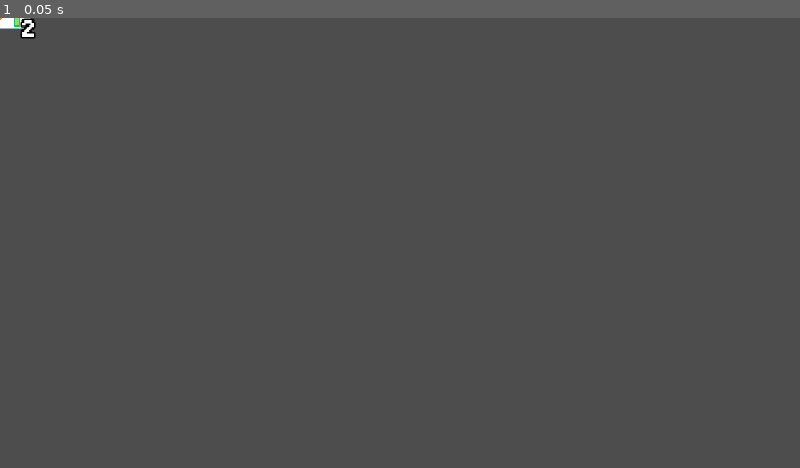
Above: before the commit, frame 1.
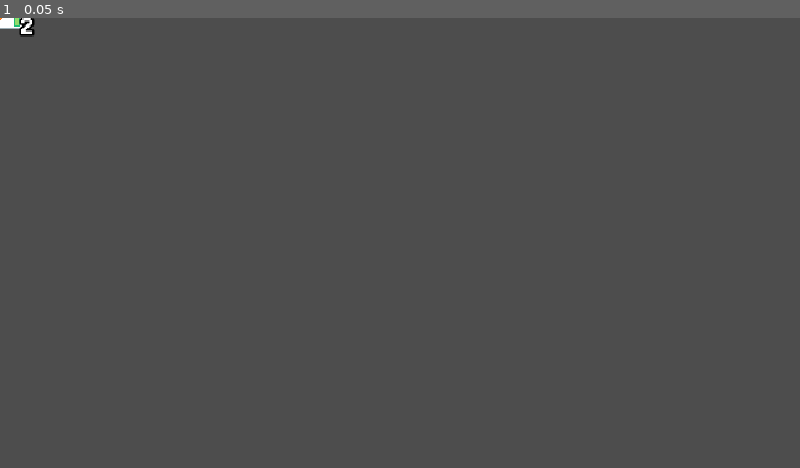
Above: after the commit, the same moment.

Repository: hundredplans/behind-my-eyes-minigame
Game: Godot game, scene res://scenes/screens/status_effect_ui_manager/status_effect_ui.tscn
Same seed, same stepped clock (60 frames per second), same inputs: the game is played once before the commit and once after it. This scene is started directly instead of the project's main scene.
Inputs:
- Up to frame 1 (0.05 s): no input

The runs differ from the first frame. In frame 1, less than 0.1% of the frame differs, in the area x 2-5%, y 0-5%.

Commit message:
started on locking cards

Diff:
--- a/project/project.godot
+++ b/project/project.godot
@@ -28,6 +28,7 @@
 Settings="*uid://vdpsue5qlmwl"
 Board="*uid://bxqumnhdgtbei"
 GameLogic="*uid://cj12ldx3qnxlf"
+Tooltip="*uid://belpj8r1uveb4"
 
 [display]
 
--- a/project/resources/infos/status_effects/excitable.tres
+++ b/project/resources/infos/status_effects/excitable.tres
@@ -9,6 +9,7 @@
 script = ExtResource("1_vwcxh")
 icon = SubResource("AtlasTexture_ufkg7")
 gdscript = ExtResource("1_ufkg7")
+card_type = 0
 type = 1
 name = "Excitable"
 id = 2
--- a/project/resources/infos/status_effects/sunny.tres
+++ b/project/resources/infos/status_effects/sunny.tres
@@ -12,7 +12,7 @@
 script = ExtResource("1_b6g6x")
 icon = SubResource("AtlasTexture_wh5kf")
 gdscript = ExtResource("1_s8ktu")
-card_type = null
+card_type = 0
 type = 1
 name = "Sunny"
 id = 9
--- a/project/resources/test/admin_datastore.tres
+++ b/project/resources/test/admin_datastore.tres
@@ -4,4 +4,5 @@
 
 [resource]
 script = ExtResource("1_axuri")
+dev_mode = true
 metadata/_custom_type_script = "uid://ftup66myrd8g"
--- /dev/null
+++ b/project/resources/ui/label_settings/jersey/jersey_12.tres
@@ -0,0 +1,9 @@
+[gd_resource type="LabelSettings" format=3 uid="uid://cqye2uiaj21fs"]
+
+[ext_resource type="FontFile" uid="uid://lj2hkch44j84" path="res://assets/fonts/jersey_10.ttf" id="1_d421a"]
+
+[resource]
+font = ExtResource("1_d421a")
+font_size = 12
+outline_size = 3
+outline_color = Color(0, 0, 0, 1)
--- a/project/scenes/autoload/data/data.gd
+++ b/project/scenes/autoload/data/data.gd
@@ -11,6 +11,7 @@
 
 const POINTS_TO_WIN: int = 25
 const POINTS_TO_COLLABORATE: int = 25
+const LOCKED_CARD_TURNS: int = 2
 
 @export var player_deck: Array[DeckCard]
 @export var enemy_deck: Array[DeckCard]
@@ -20,8 +21,6 @@
 @export var sad_icon: Texture2D
 @export var happy_icon: Texture2D
 @export var sarcastic_icon: Texture2D
-
-@export var TooltipUIPacked: PackedScene
 
 func getColorFromCardType(card_type: CardType) -> Color:
 	match card_type:
--- /dev/null
+++ b/project/scenes/autoload/tooltip/tooltip.gd
@@ -0,0 +1,33 @@
+extends Node
+
+@onready var TooltipUI: Node2D = %TooltipUI
+@onready var TooltipTimer: Timer = %TooltipTimer
+var offset: Vector2
+var entity_object: EntityObject
+func _ready() -> void: onHideTooltipUI()
+
+func onMouseInUI(mouse_in_ui: bool, display_time: float, _offset: Vector2, _entity_object: EntityObject) -> void:
+	offset = _offset
+	entity_object = _entity_object
+	if !mouse_in_ui or entity_object == null:
+		onHideTooltipUI()
+		TooltipTimer.stop()
+		return
+	TooltipTimer.start(display_time)
+
+func onHideTooltipUI() -> void: TooltipUI.visible = false
+func onShowTooltipUI() -> void: TooltipUI.visible = true
+
+func onTooltipTimerTimeout() -> void:
+	if entity_object == null:
+		onHideTooltipUI()
+		TooltipTimer.stop()
+		return
+
+	onShowTooltipUI()
+	TooltipUI.global_position = offset + get_viewport().get_mouse_position()
+	TooltipUI.setEntityObject(entity_object)
+
+func _input(event: InputEvent) -> void:
+	if event is InputEventMouseMotion:
+		TooltipUI.position += event.relative
--- /dev/null
+++ b/project/scenes/autoload/tooltip/tooltip.tscn
@@ -0,0 +1,16 @@
+[gd_scene format=3 uid="uid://belpj8r1uveb4"]
+
+[ext_resource type="Script" uid="uid://c5p3rbx60yhub" path="res://scenes/autoload/tooltip/tooltip.gd" id="1_mgp6l"]
+[ext_resource type="PackedScene" uid="uid://c1j2thwhsbntc" path="res://scenes/common/tooltip_ui/tooltip_ui.tscn" id="2_3cc3i"]
+
+[node name="Tooltip" type="Node" unique_id=340595680]
+script = ExtResource("1_mgp6l")
+
+[node name="TooltipUI" parent="." unique_id=1810457796 instance=ExtResource("2_3cc3i")]
+unique_name_in_owner = true
+
+[node name="TooltipTimer" type="Timer" parent="." unique_id=755736744]
+unique_name_in_owner = true
+one_shot = true
+
+[connection signal="timeout" from="TooltipTimer" to="." method="onTooltipTimerTimeout"]
--- a/project/scenes/common/tooltip_ui/tooltip_ui.gd
+++ b/project/scenes/common/tooltip_ui/tooltip_ui.gd
@@ -1,7 +1,23 @@
 extends Node2D
 
+@onready var DescriptionLabel: Label = %DescriptionLabel
 @onready var NameLabel: Label = %NameLabel
 @onready var IconTxRect: TextureRect = %IconTxRect
+@onready var MainPanel: PanelContainer = %MainPanel
+@onready var TopPanel: PanelContainer = %TopPanel
+
+const TOP_PANEL_DARKEN: float = 0.25
+var base_color: Color
 func setEntityObject(entity_object: EntityObject) -> void:
 	NameLabel.text = entity_object.getName()
 	IconTxRect.texture = entity_object.getInfo().getTooltipIcon()
+	DescriptionLabel.text = entity_object.getInfo().getDescription()
+
+	if entity_object is StatusEffect:
+		var card_type: Data.CardType = entity_object.getInfo().getCardType()
+		if card_type != Data.CardType.NULL:
+			base_color = Data.getColorFromCardType(card_type)
+
+	MainPanel.self_modulate = base_color
+	NameLabel.modulate = base_color.darkened(TOP_PANEL_DARKEN)
+	TopPanel.self_modulate = base_color.darkened(TOP_PANEL_DARKEN)
--- a/project/scenes/common/tooltip_ui/tooltip_ui.tscn
+++ b/project/scenes/common/tooltip_ui/tooltip_ui.tscn
@@ -1,10 +1,16 @@
 [gd_scene format=3 uid="uid://c1j2thwhsbntc"]
 
 [ext_resource type="Script" uid="uid://bikk1hi3ihy3h" path="res://scenes/common/tooltip_ui/tooltip_ui.gd" id="1_1nv7e"]
-[ext_resource type="StyleBox" uid="uid://cqn4t2d3k4doq" path="res://resources/ui/styleboxes/flat_border_zero.tres" id="1_vllac"]
-[ext_resource type="LabelSettings" uid="uid://bgxfs62pokw5r" path="res://resources/ui/label_settings/jersey/jersey_24.tres" id="2_lu0cb"]
+[ext_resource type="StyleBox" uid="uid://bvyjrrrh0cbej" path="res://resources/ui/styleboxes/flat_border_two.tres" id="2_ovgqa"]
 [ext_resource type="Texture2D" uid="uid://cdltyr8lir7bh" path="res://assets/sprites/play/combat_atlas/combat_atlas.png" id="2_ruh6l"]
-[ext_resource type="LabelSettings" uid="uid://b2eybhh4uqlim" path="res://resources/ui/label_settings/spicyrice/spicyrice_12.tres" id="5_gb3h7"]
+[ext_resource type="StyleBox" uid="uid://buw0l2eayxjtq" path="res://resources/ui/styleboxes/flat_border_four.tres" id="2_xn2jy"]
+[ext_resource type="LabelSettings" uid="uid://cqye2uiaj21fs" path="res://resources/ui/label_settings/jersey/jersey_12.tres" id="3_gb3h7"]
+[ext_resource type="LabelSettings" uid="uid://ddnxcsyj4dh2v" path="res://resources/ui/label_settings/spicyrice/spicyrice_6.tres" id="5_gb3h7"]
+
+[sub_resource type="StyleBoxFlat" id="StyleBoxFlat_ovgqa"]
+bg_color = Color(1, 1, 1, 1)
+corner_radius_top_left = 2
+corner_radius_top_right = 2
 
 [sub_resource type="AtlasTexture" id="AtlasTexture_lu0cb"]
 atlas = ExtResource("2_ruh6l")
@@ -17,49 +23,51 @@
 
 [node name="PanelContainer" type="PanelContainer" parent="." unique_id=1391992024]
 self_modulate = Color(0, 0, 0, 1)
-offset_right = 40.0
-offset_bottom = 40.0
-theme_override_styles/panel = ExtResource("1_vllac")
+offset_right = 85.0
+offset_bottom = 46.0
+theme_override_styles/panel = ExtResource("2_xn2jy")
 
 [node name="MarginContainer" type="MarginContainer" parent="PanelContainer" unique_id=1652622250]
 layout_mode = 2
-theme_override_constants/margin_left = 5
-theme_override_constants/margin_top = 5
-theme_override_constants/margin_right = 5
-theme_override_constants/margin_bottom = 5
+theme_override_constants/margin_left = 3
+theme_override_constants/margin_top = 3
+theme_override_constants/margin_right = 3
+theme_override_constants/margin_bottom = 3
 
-[node name="PanelContainer" type="PanelContainer" parent="PanelContainer/MarginContainer" unique_id=2016780961]
+[node name="MainPanel" type="PanelContainer" parent="PanelContainer/MarginContainer" unique_id=2016780961]
+unique_name_in_owner = true
 self_modulate = Color(1, 1, 0.6509804, 1)
 layout_mode = 2
-theme_override_styles/panel = ExtResource("1_vllac")
+theme_override_styles/panel = ExtResource("2_ovgqa")
 
-[node name="VBoxContainer" type="VBoxContainer" parent="PanelContainer/MarginContainer/PanelContainer" unique_id=326443636]
+[node name="VBoxContainer" type="VBoxContainer" parent="PanelContainer/MarginContainer/MainPanel" unique_id=326443636]
 layout_mode = 2
 theme_override_constants/separation = 0
 
-[node name="PanelContainer" type="PanelContainer" parent="PanelContainer/MarginContainer/PanelContainer/VBoxContainer" unique_id=1249125667]
+[node name="TopPanel" type="PanelContainer" parent="PanelContainer/MarginContainer/MainPanel/VBoxContainer" unique_id=1249125667]
+unique_name_in_owner = true
 self_modulate = Color(0.8939891, 0.8876302, 0, 1)
-custom_minimum_size = Vector2(0, 30)
+custom_minimum_size = Vector2(0, 20)
 layout_mode = 2
-theme_override_styles/panel = ExtResource("1_vllac")
+theme_override_styles/panel = SubResource("StyleBoxFlat_ovgqa")
 
-[node name="MarginContainer" type="MarginContainer" parent="PanelContainer/MarginContainer/PanelContainer/VBoxContainer/PanelContainer" unique_id=1222618875]
+[node name="MarginContainer" type="MarginContainer" parent="PanelContainer/MarginContainer/MainPanel/VBoxContainer/TopPanel" unique_id=1222618875]
 layout_mode = 2
-theme_override_constants/margin_left = 5
-theme_override_constants/margin_top = 5
-theme_override_constants/margin_right = 5
-theme_override_constants/margin_bottom = 5
+theme_override_constants/margin_left = 3
+theme_override_constants/margin_top = 2
+theme_override_constants/margin_right = 3
+theme_override_constants/margin_bottom = 2
 
-[node name="HBoxContainer" type="HBoxContainer" parent="PanelContainer/MarginContainer/PanelContainer/VBoxContainer/PanelContainer/MarginContainer" unique_id=1689093043]
+[node name="HBoxContainer" type="HBoxContainer" parent="PanelContainer/MarginContainer/MainPanel/VBoxContainer/TopPanel/MarginContainer" unique_id=1689093043]
 layout_mode = 2
 
-[node name="NameLabel" type="Label" parent="PanelContainer/MarginContainer/PanelContainer/VBoxContainer/PanelContainer/MarginContainer/HBoxContainer" unique_id=1750950968]
+[node name="NameLabel" type="Label" parent="PanelContainer/MarginContainer/MainPanel/VBoxContainer/TopPanel/MarginContainer/HBoxContainer" unique_id=1750950968]
 unique_name_in_owner = true
 layout_mode = 2
 text = "Sunny"
-label_settings = ExtResource("2_lu0cb")
+label_settings = ExtResource("3_gb3h7")
 
-[node name="IconTxRect" type="TextureRect" parent="PanelContainer/MarginContainer/PanelContainer/VBoxContainer/PanelContainer/MarginContainer/HBoxContainer" unique_id=1623213913]
+[node name="IconTxRect" type="TextureRect" parent="PanelContainer/MarginContainer/MainPanel/VBoxContainer/TopPanel/MarginContainer/HBoxContainer" unique_id=1623213913]
 unique_name_in_owner = true
 texture_filter = 1
 layout_mode = 2
@@ -68,7 +76,7 @@
 expand_mode = 3
 stretch_mode = 4
 
-[node name="MarginContainer" type="MarginContainer" parent="PanelContainer/MarginContainer/PanelContainer/VBoxContainer" unique_id=1974641945]
+[node name="MarginContainer" type="MarginContainer" parent="PanelContainer/MarginContainer/MainPanel/VBoxContainer" unique_id=1974641945]
 layout_mode = 2
 size_flags_vertical = 3
 theme_override_constants/margin_left = 5
@@ -76,9 +84,9 @@
 theme_override_constants/margin_right = 5
 theme_override_constants/margin_bottom = 5
 
-[node name="Label" type="Label" parent="PanelContainer/MarginContainer/PanelContainer/VBoxContainer/MarginContainer" unique_id=1820075666]
+[node name="DescriptionLabel" type="Label" parent="PanelContainer/MarginContainer/MainPanel/VBoxContainer/MarginContainer" unique_id=1820075666]
+unique_name_in_owner = true
 layout_mode = 2
 size_flags_vertical = 1
-text = "An explanation of how this guy works exactly is right here!"
 label_settings = ExtResource("5_gb3h7")
 autowrap_mode = 3
--- a/project/scenes/screens/status_effect_ui_manager/status_effect_ui.gd
+++ b/project/scenes/screens/status_effect_ui_manager/status_effect_ui.gd
@@ -2,9 +2,11 @@
 
 @onready var IconSprite: Sprite2D = %IconSprite
 @onready var DisplayAmountLabel: Label = %DisplayAmountLabel
+@onready var DefaultTooltipNode: DefaultTooltip = %DefaultTooltipNode
 var status_effect: StatusEffect
 func setStatusEffect(_status_effect: StatusEffect) -> void:
 	status_effect = _status_effect
+	DefaultTooltipNode.onUpdateEntityObject(status_effect)
 	IconSprite.texture = status_effect.getInfo().getIcon()
 	status_effect.update_display_amount.connect(onUpdateDisplayAmount)
 	onUpdateDisplayAmount()
--- a/project/scenes/screens/status_effect_ui_manager/status_effect_ui.tscn
+++ b/project/scenes/screens/status_effect_ui_manager/status_effect_ui.tscn
@@ -13,24 +13,36 @@
 [node name="StatusEffectUI" type="Node2D" unique_id=14122200]
 script = ExtResource("1_nrpuq")
 
-[node name="IconSprite" type="Sprite2D" parent="." unique_id=1622574874]
+[node name="Hitbox" type="Control" parent="." unique_id=920115396]
+layout_mode = 3
+anchors_preset = 0
+offset_left = -25.0
+offset_top = -9.0
+offset_right = 25.0
+offset_bottom = 9.0
+mouse_filter = 2
+
+[node name="IconSprite" type="Sprite2D" parent="Hitbox" unique_id=1622574874]
 unique_name_in_owner = true
 texture_filter = 1
+position = Vector2(25, 9)
 texture = SubResource("AtlasTexture_s3qth")
 
-[node name="DefaultControl" type="Node" parent="IconSprite" unique_id=390327937]
+[node name="DefaultControl" type="Node" parent="Hitbox" unique_id=390327937]
 script = ExtResource("3_v6pqw")
 metadata/_custom_type_script = "uid://b1qtu2bcvm30g"
 
-[node name="DefaultTooltip" type="Node" parent="IconSprite/DefaultControl" unique_id=2066417645]
+[node name="DefaultTooltipNode" type="Node" parent="Hitbox/DefaultControl" unique_id=2066417645]
+unique_name_in_owner = true
 script = ExtResource("4_ndvkd")
+offset = Vector2(10, -25)
 metadata/_custom_type_script = "uid://s2cxedp1lqal"
 
 [node name="DisplayAmountLabel" type="Label" parent="." unique_id=808463749]
 unique_name_in_owner = true
-offset_left = 18.0
-offset_top = -5.0
-offset_right = 28.0
-offset_bottom = 22.0
+offset_left = 17.0
+offset_top = -7.0
+offset_right = 27.0
+offset_bottom = 20.0
 text = "2"
 label_settings = ExtResource("2_s3qth")
--- /dev/null
+++ b/project/scripts/actions/create_locked_card_action.gd
@@ -0,0 +1,19 @@
+class_name CreateLockedCardAction extends Action
+
+var card: Card
+func _init(_card: Card) -> void:
+	card = _card
+
+func onPreAction() -> void: if card == null: onFailAction()
+func onPostAction() -> void:
+	var deck_card := DeckCard.new()
+	deck_card.setId(card.getInfo().getId())
+
+	var locked_card := LockedCard.new()
+	locked_card.setInfo(deck_card)
+
+	var character: Character = Board.getCharacter(card.isPlayers())
+	character.onCreateLockedCard(locked_card)
+	onPush([DestroyEntityObjectAction.new(card)])
+
+func getLogInfo() -> Array: return ["Card: %s" % card.getName()]
--- a/project/scripts/actions/play_card_action.gd
+++ b/project/scripts/actions/play_card_action.gd
@@ -11,7 +11,7 @@
 
 func onPostAction() -> void:
 	Board.onAppendFieldCard(card)
-	onPush([RemoveHandCardAction.new(card), DelayAction.new(PLAY_CARD_DELAY)])
+	onPush([RemoveHandCardAction.new(card), CreateLockedCardAction.new(card), DelayAction.new(PLAY_CARD_DELAY)])
 
 func getCard() -> Card: return card
 func getLogInfo() -> Array:
--- a/project/scripts/common/character.gd
+++ b/project/scripts/common/character.gd
@@ -4,6 +4,7 @@
 var points: int # 0 = collab, 50 = win
 var deck_cards: Array[DeckCard]
 var hand_cards: Array[Card]
+var locked_cards: Array[LockedCard]
 var status_effects: Array[StatusEffect]
 var players: bool
 
@@ -25,6 +26,8 @@
 			onCreateStatusEffect(action)
 		elif action is RemoveStatusEffectAction and action.getCharacter() == self:
 			onRemoveStatusEffect(action)
+		elif action is StartTurnAction and action.isPlayers() == players:
+			onStartTurn()
 
 func isWin() -> bool: return points == Data.POINTS_TO_COLLABORATE + Data.POINTS_TO_WIN
 func isCollab() -> bool: return points == 0
@@ -58,6 +61,18 @@
 func hasStatusEffect(info: StatusEffectInfo) -> bool:
 	return status_effects.any(func(x: StatusEffect): return x.getInfo() == info)
 
+func onCreateLockedCard(locked_card: LockedCard) -> void:
+	locked_cards.append(locked_card)
+
+func onStartTurn() -> void:
+	onDeincrementLockedCards()
+
+func onDeincrementLockedCards() -> void:
+	for locked_card: LockedCard in locked_cards.duplicate():
+		locked_card.onDeincrement()
+		if locked_card.isUnlocked():
+			locked_cards.erase(locked_card)
+
 func getName() -> String: return ""
 func getPoints() -> int: return points
 func getDeckCards() -> Array[DeckCard]: return deck_cards
--- /dev/null
+++ b/project/scripts/common/locked_card.gd
@@ -0,0 +1,8 @@
+class_name LockedCard extends Resource
+
+var deck_card: DeckCard
+var turns: int
+
+func setInfo(_deck_card: DeckCard) -> void:
+	deck_card = _deck_card
+	turns = Data.LOCKED_CARD_TURNS
--- a/project/scripts/common/ui/default_tooltip.gd
+++ b/project/scripts/common/ui/default_tooltip.gd
@@ -2,16 +2,14 @@
 
 @export var display_time: float = 0.2
 @export var offset: Vector2
-var TooltipUI: Control
+var entity_object: EntityObject
 
 func _ready() -> void:
 	getDefaultControl().mouse_in_ui.connect(onMouseInUI)
 
+func onUpdateEntityObject(_entity_object: EntityObject) -> void: entity_object = _entity_object
+
 func onMouseInUI(mouse_in_ui: bool) -> void:
-	if !mouse_in_ui:
-		if is_instance_valid(TooltipUI): TooltipUI.queue_free()
-		return
-
-	#await get_tree().create_timer()
+	Tooltip.onMouseInUI(mouse_in_ui, display_time, offset, entity_object)
 
 func getDefaultControl() -> DefaultControl: return get_parent()
Not shown, added: project/scenes/autoload/tooltip/tooltip.gd.uid
Not shown, added: project/scripts/actions/create_locked_card_action.gd.uid
Not shown, added: project/scripts/common/locked_card.gd.uid
